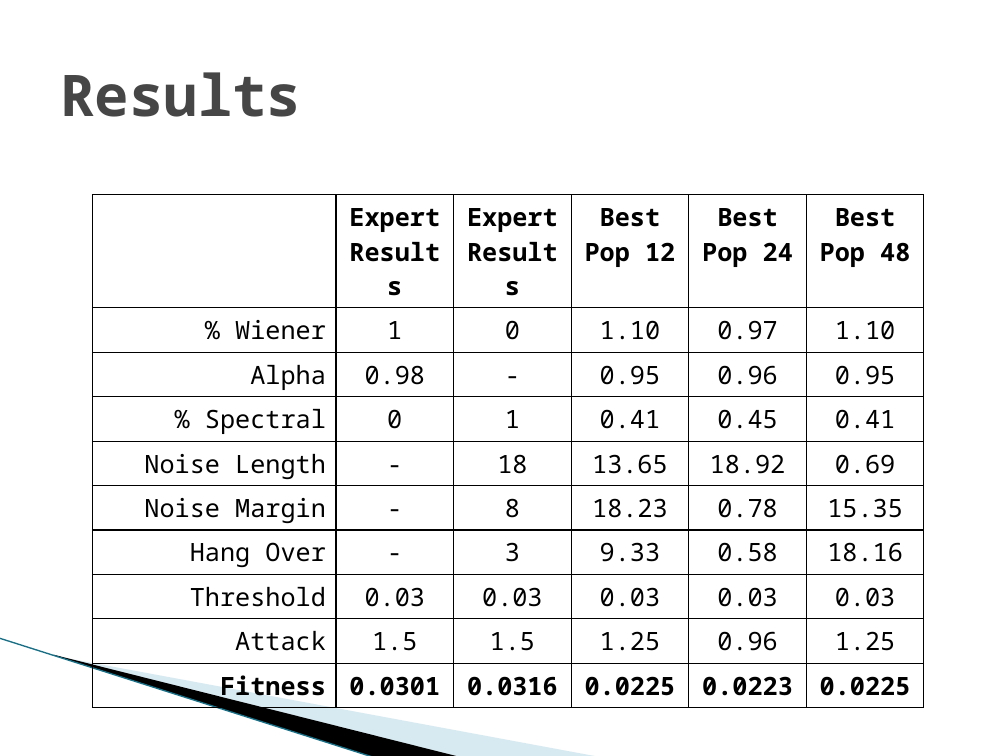
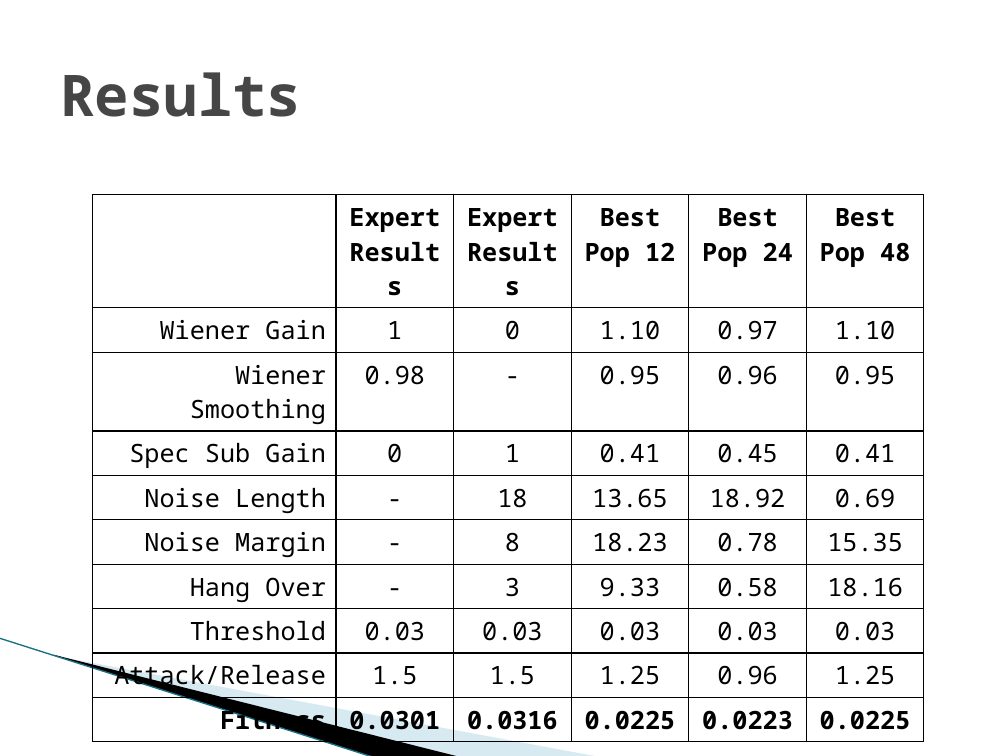
Before and after one commit to vfasburg/cse_848, a slide deck: slide 14 of project/848_Project_Presentation_Fasburg_Thomas.pptx (slide 13 before the commit). Drawn at 1008x756 pixels with LibreOffice and Linux fonts; fonts in the diff are those of the drawing; background and template pictures are left out. Boxes give left, top, right and bottom in pixels: in the first picture for what was removed or moved away, otherwise in the second. Text is boxed around its words. In the diff, an @@ line names an element or a change of style, - is before the commit and + after.

```diff
--- a/project/848_Project_Presentation_Fasburg_Thomas.pptx
+++ b/project/848_Project_Presentation_Fasburg_Thomas.pptx
@@ table at <box>93,195,926,739</box> @@
-row 2, column 1: % Wiener
+row 2, column 1: Wiener Gain
-row 3, column 1: Alpha
+row 3, column 1: Wiener Smoothing
-row 4, column 1: % Spectral
+row 4, column 1: Spec Sub Gain
-row 9, column 1: Attack
+row 9, column 1: Attack/Release
```
Also in this commit, not shown: 5 other slides changed, 2 slides added, 1 slide removed, 1 other file.
